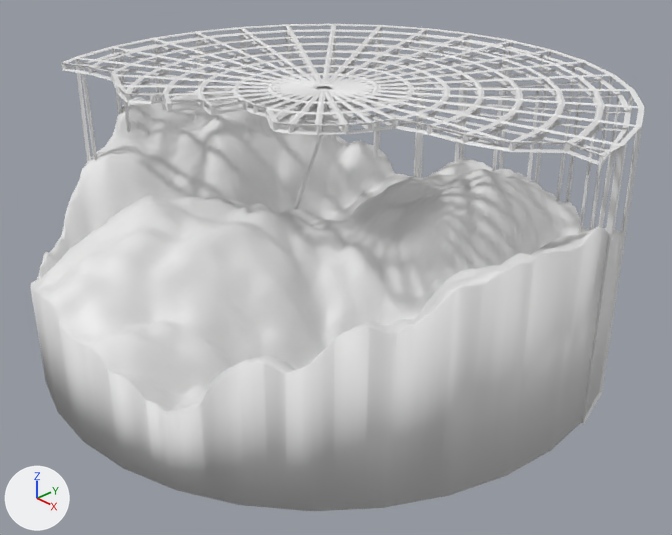
One commit to the Blender file silo.blend: the scene before it, then after it.
Both versions are drawn from a 50 mm lens placed at (2.21, -2.03, 1.27), pointed at (0.08, -0.02, -0.16). The lights are fixed; the arrows at lower left show +X, +Y and +Z.

Script lines for the objects in view, before the commit:
```python
me_circle = bpy.data.meshes.new('Circle')
me_circle.from_pydata(...)  # 15786 vertices, 15756 faces; spans x -24.1..24.1, y -24.1..24.1, z -27.7..-11.0
me_circle.polygons.foreach_set('use_smooth', [True] * 15756)
me_cube_001 = bpy.data.meshes.new('Cube.001')
me_cube_001.from_pydata(...)  # a box spanning x -1.0..1.0, y -1.0..1.0, z -1.0..1.0
me_cylinder_002 = bpy.data.meshes.new('Cylinder.002')
me_cylinder_002.from_pydata(...)  # a 32-sided cylinder along z spanning x -1.0..1.0, y -1.0..1.0, z -1.0..1.0
ob_circle = bpy.data.objects.new('Circle', me_circle)
ob_circle.location = (0.0, 0.0, -0.907)
ob_circle.scale = (-0.0415, -0.0415, -0.0415)
ob_cube = bpy.data.objects.new('Cube', me_cube_001)
ob_cube.location = (0.0, 0.0, 0.385)
ob_cube.scale = (0.0624, 0.0624, 0.0624)
ob_cylinder_001 = bpy.data.objects.new('Cylinder.001', me_cylinder_002)
ob_cylinder_001.location = (-0.154, 0.028, 0.037)
ob_cylinder_001.rotation_euler = (0.0389, 0.509, -0.103)  # degrees (2.2, 29, -5.9)
ob_cylinder_001.scale = (0.00696, 0.00696, 0.339)
# also in view: 'Cylinder' at (0.0, 0.25, 0.0)
```
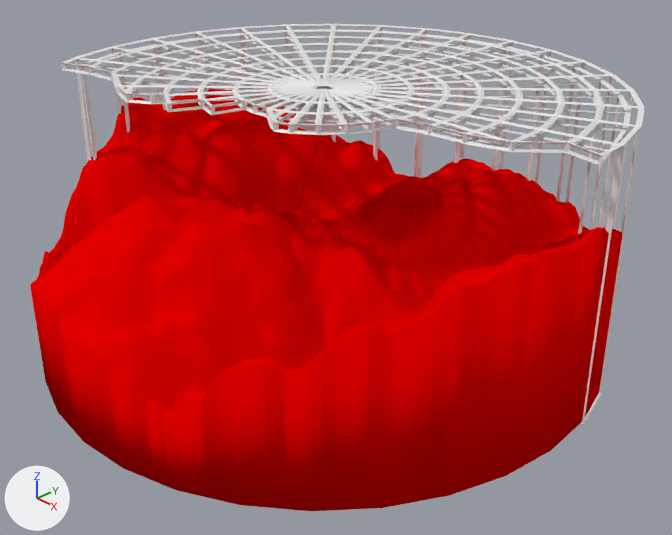
The change, as a list of edits to the scene's bpy script:
```text
Add mat_material_001:
    mat_material_001 = diffuse_material('Material.001')
    mat_material_001.base_color = (0.8, 0.0, 0.0)  # red #e70000
Change me_circle:
    used by ob_circle; location = (0.0, 0.0, -0.907); scale = (-0.0415, -0.0415, -0.0415)
    remove me_circle.from_pydata(...)  # 15786 vertices, 15756 faces; spans x -24.1..24.1, y -24.1..24.1, z -27.7..-11.0
    add me_circle.from_pydata(...)  # 15850 vertices, 15790 faces; spans x -24.1..24.1, y -24.1..24.1, z -30.0..-11.0
    me_circle part 1: a new loose piece of 64 vertices spanning x -0.4..7.8, y -1.6..0.2, z -30.0..-15.5, in mat_material_001 (red #e70000)
    me_circle part 2: 15756 faces spanning x -24.1..24.1, y -24.1..24.1, z -27.7..-11.0 switch from no material to mat_material_001 (red #e70000)
Change ob_circle:
    add ob_circle.visible_shadow = False
Remove ob_cylinder_001:
    ob_cylinder_001 = bpy.data.objects.new('Cylinder.001', me_cylinder_002)
    ob_cylinder_001.location = (-0.154, 0.028, 0.037)
    ob_cylinder_001.rotation_euler = (0.0389, 0.509, -0.103)  # degrees (2.2, 29, -5.9)
    ob_cylinder_001.scale = (0.00696, 0.00696, 0.339)
```

What differs and where, as boxes [x1, y1, x2, y2] in the pictures (672 x 535 px):
'Cylinder.001', deleted
    before: [294, 135, 324, 209]
part 1 of me_circle, added
    after: [294, 135, 324, 209]
part 2 of me_circle, recoloured (grey to red)
    both: [30, 89, 623, 511]
